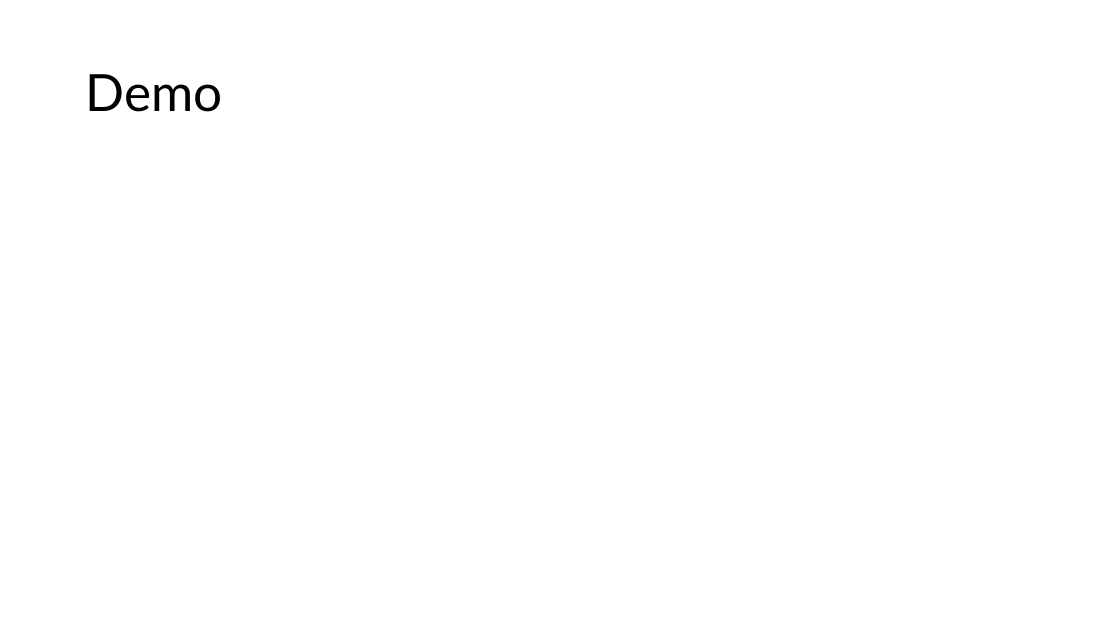
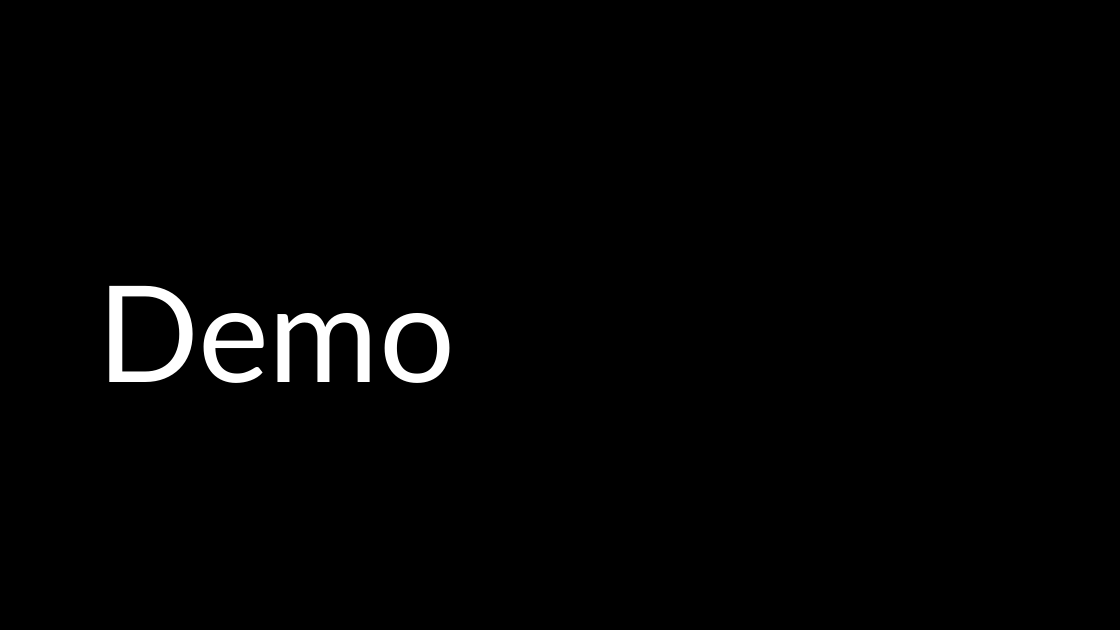
Before and after one commit to Jormungandr72/Cross-Website-Price-Checker, a slide deck: slide 10 of docs/phase_three_docs/Phase_Three_Presentation.pptx (slide 9 before the commit). Drawn at 1120x630 pixels with LibreOffice and Linux fonts; fonts in the diff are those of the drawing; background and template pictures are left out. Boxes give left, top, right and bottom in pixels: in the first picture for what was removed or moved away, otherwise in the second. Text is boxed around its words. In the diff, an @@ line names an element or a change of style, - is before the commit and + after.

Commit message:
styles slides, added my section text

```diff
--- a/docs/phase_three_docs/Phase_Three_Presentation.pptx
+++ b/docs/phase_three_docs/Phase_Three_Presentation.pptx
@@ background #FFFFFF to picture (left out) @@
@@ title "Demo": place and size @@
-title "Demo" at <box>85,74,222,112</box>
+title "Demo" at <box>97,286,455,383</box>
@@ title "Demo" at <box>97,286,455,383</box>: size 44 to 115 pt, text colour #000000 to none, letter outline none to #FFFFFF 1.75 pt; vertical alignment middle to bottom @@
```
Also in this commit, not shown: 8 other slides changed, 2 slides added, 1 slide removed.
